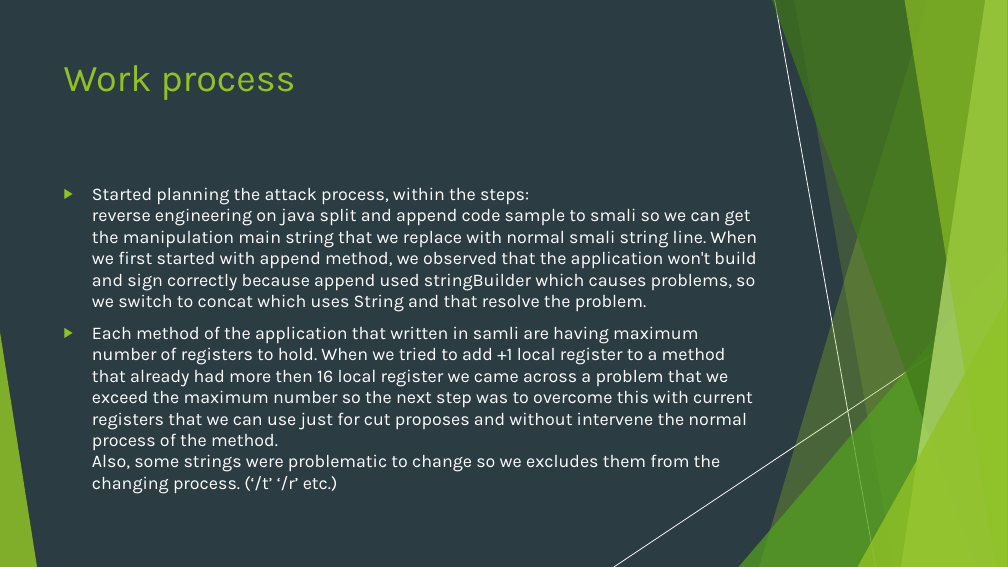
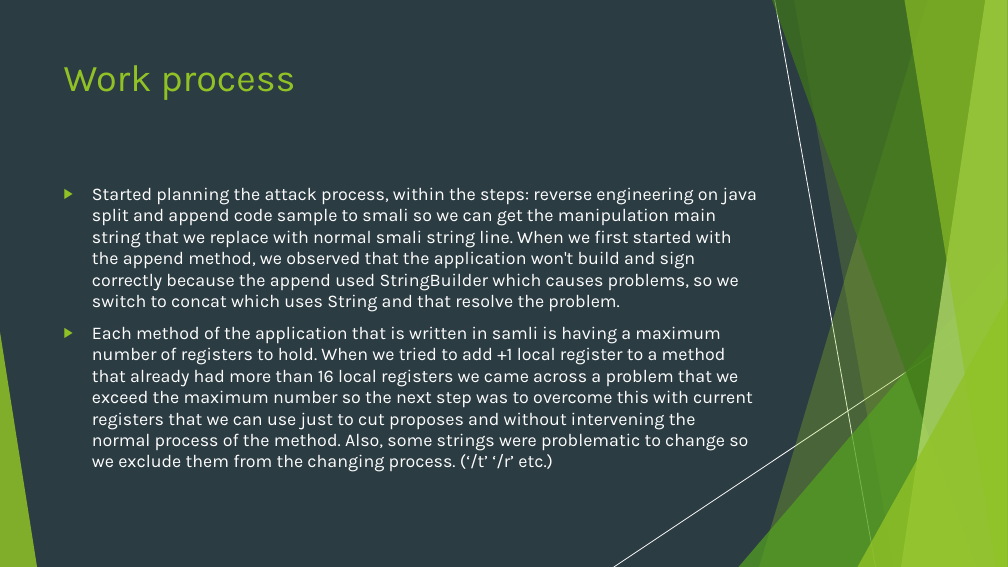
Before and after one commit to nivtal9/Sec-SVM-Final-Project, a slide deck: slide 6 of Sec-svm-demonstration.pptx. Drawn at 1008x567 pixels with LibreOffice and Linux fonts; fonts in the diff are those of the drawing. Boxes give left, top, right and bottom in pixels: in the first picture for what was removed or moved away, otherwise in the second. Text is boxed around its words. In the diff, an @@ line names an element or a change of style, - is before the commit and + after.

Commit message:
updated presentation

```diff
--- a/Sec-svm-demonstration.pptx
+++ b/Sec-svm-demonstration.pptx
@@ text at (92, 187, 757, 472): text changed @@
-▶ Started planning the attack process, within the steps:
-  reverse engineering on java split and append code sample to smali so we can get the manipulation main string that we replace with normal smali string line. When we first started with append method, we observed that the application won't build and sign correctly because append used stringBuilder which causes problems, so we switch to concat which uses String and that resolve the problem.
-▶ Each method of the application that written in samli are having maximum number of registers to hold. When we tried to add +1 local register to a method that already had more then 16 local register we came across a problem that we exceed the maximum number so the next step was to overcome this with current registers that we can use just for cut proposes and without intervene the normal process of the method.
-  Also, some strings were problematic to change so we excludes them from the changing process. (‘/t’ ‘/r’ etc.)
+▶ Started planning the attack process, within the steps: reverse engineering on java split and append code sample to smali so we can get the manipulation main string that we replace with normal smali string line. When we first started with the append method, we observed that the application won't build and sign correctly because the append used StringBuilder which causes problems, so we switch to concat which uses String and that resolve the problem.
+▶ Each method of the application that is written in samli is having a maximum number of registers to hold. When we tried to add +1 local register to a method that already had more than 16 local registers we came across a problem that we exceed the maximum number so the next step was to overcome this with current registers that we can use just to cut proposes and without intervening the normal process of the method. Also, some strings were problematic to change so we exclude them from the changing process. (‘/t’ ‘/r’ etc.)
```
Also in this commit, not shown: 13 other slides changed, 5 slides removed.
